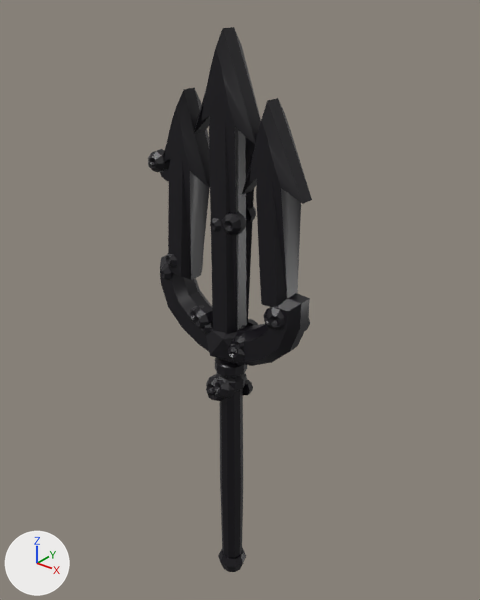
A saved change to the FBX model Blender/AtlantisSwords/Export/PoseidonTrident.fbx.
Both versions are drawn from a camera (50 mm lens) standing at (2.92, -3.53, 3.56) and looking at (-0.05, 0.18, 1.25). The axes (+X, +Y, +Z) are drawn at lower left. The lights are the same throughout. The first picture is the older version. Where no turn or scale is listed for an object, it has been applied to the vertices.

Names of what the first picture shows: 'PoseidonTridentOutline'.
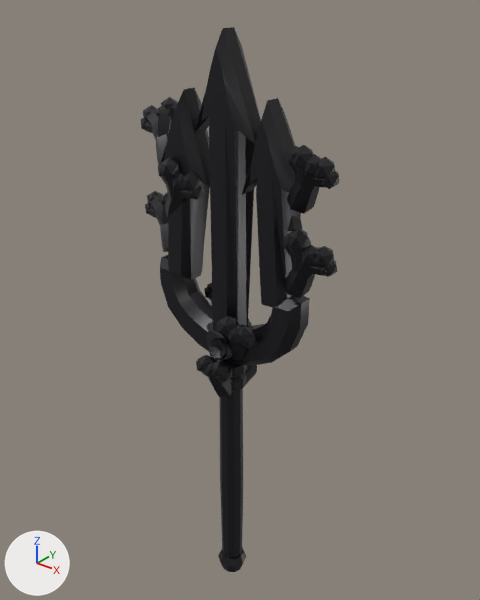
Pixel boxes [x1, y1, x2, y2] of what changed, in the pictures (480 x 600 px; the box of a moved part takes in the faces that stretch with it):
'PoseidonTridentOutline', reshaped (21% wider): before [148, 27, 312, 572]; after [141, 27, 339, 572]
part 1 of me_poseidontridentoutline, added: after [314, 246, 334, 266]
part 2 of me_poseidontridentoutline, added: after [320, 260, 337, 277]
part 3 of me_poseidontridentoutline, added: after [161, 157, 179, 176]
part 4 of me_poseidontridentoutline, added: after [182, 171, 202, 190]
part 5 of me_poseidontridentoutline, added: after [188, 186, 204, 200]
part 6 of me_poseidontridentoutline, added: after [143, 105, 156, 121]
part 7 of me_poseidontridentoutline, added: after [161, 97, 178, 110]
part 8 of me_poseidontridentoutline, added (mostly hidden): after [170, 102, 178, 115]
part 9 of me_poseidontridentoutline, added: after [219, 316, 236, 334]
part 10 of me_poseidontridentoutline, added: after [228, 325, 240, 342]
part 11 of me_poseidontridentoutline, added: after [293, 145, 313, 166]
part 12 of me_poseidontridentoutline, added: after [287, 146, 299, 165]
part 13 of me_poseidontridentoutline, added: after [315, 157, 335, 178]
part 14 of me_poseidontridentoutline, added: after [322, 171, 339, 189]
part 15 of me_poseidontridentoutline, added: after [305, 154, 322, 174]
part 16 of me_poseidontridentoutline, deleted: before [148, 149, 256, 328]
part 17 of me_poseidontridentoutline, moved or reshaped: before [160, 169, 310, 401]; after [143, 106, 329, 397]

Edits to the bpy script that builds the scene:
```text
Change me_poseidontridentoutline:
    used by ob_poseidontridentoutline; location = (0.0, 0.0, 0.0)
    remove me_poseidontridentoutline.from_pydata(...)  # 1775 vertices, 2062 faces; spans x -0.77..0.67, y -0.18..0.18, z -1.47..3.27
    add me_poseidontridentoutline.from_pydata(...)  # 2654 vertices, 3085 faces; spans x -0.98..0.97, y -0.32..0.33, z -1.47..3.27
    me_poseidontridentoutline part 1: a new loose piece, an icosphere of 20 faces spanning x 0.81..0.95, y -0.2..-0.06, z 1.88..2.03, in mat_outline (black #0b0710)
    me_poseidontridentoutline part 2: a new loose piece, an icosphere of 20 faces spanning x 0.85..0.97, y -0.17..-0.06, z 1.82..1.96, in mat_outline (black #0b0710)
    me_poseidontridentoutline part 3: a new loose piece, an icosphere of 20 faces spanning x -0.49..-0.35, y -0.22..-0.09, z 2.25..2.4, in mat_outline (black #0b0710)
    me_poseidontridentoutline part 4: a new loose piece, an icosphere of 20 faces spanning x -0.31..-0.17, y -0.19..-0.06, z 2.17..2.33, in mat_outline (black #0b0710)
    me_poseidontridentoutline part 5: a new loose piece, an icosphere of 20 faces spanning x -0.28..-0.16, y -0.17..-0.05, z 2.11..2.25, in mat_outline (black #0b0710)
    me_poseidontridentoutline part 6: a new loose piece, an icosphere of 20 faces spanning x -0.95..-0.81, y 0.06..0.19, z 2.53..2.68, in mat_outline (black #0b0710)
    me_poseidontridentoutline part 7: a new loose piece, an icosphere of 20 faces spanning x -0.77..-0.64, y 0.09..0.22, z 2.6..2.75, in mat_outline (black #0b0710)
    me_poseidontridentoutline part 8: a new loose piece, an icosphere of 20 faces spanning x -0.71..-0.59, y 0.1..0.21, z 2.59..2.73, in mat_outline (black #0b0710)
    me_poseidontridentoutline part 9: a new loose piece, an icosphere of 20 faces spanning x 0.09..0.23, y -0.29..-0.16, z 1.19..1.34, in mat_outline (black #0b0710)
    me_poseidontridentoutline part 10: a new loose piece, an icosphere of 20 faces spanning x 0.17..0.3, y -0.28..-0.15, z 1.14..1.29, in mat_outline (black #0b0710)
    me_poseidontridentoutline part 11: a new loose piece, an icosphere of 20 faces spanning x 0.63..0.77, y -0.2..-0.07, z 2.49..2.65, in mat_outline (black #0b0710)
    me_poseidontridentoutline part 12: a new loose piece, an icosphere of 20 faces spanning x 0.59..0.71, y -0.2..-0.09, z 2.5..2.63, in mat_outline (black #0b0710)
    me_poseidontridentoutline part 13: a new loose piece, an icosphere of 20 faces spanning x 0.77..0.91, y -0.18..-0.05, z 2.44..2.59, in mat_outline (black #0b0710)
    me_poseidontridentoutline part 14: a new loose piece, an icosphere of 20 faces spanning x 0.82..0.94, y -0.16..-0.05, z 2.4..2.53, in mat_outline (black #0b0710)
    me_poseidontridentoutline part 15: a new loose piece, an icosphere of 20 faces spanning x 0.72..0.84, y -0.2..-0.08, z 2.46..2.6, in mat_outline (black #0b0710)
    me_poseidontridentoutline part 16: 7 loose pieces with 231 vertices, spanning x -0.7..0.16, y -0.17..0.18, z 0.41..2.42, are deleted
    me_poseidontridentoutline part 17: 314 vertices moved from x -0.69..0.66, y -0.18..0.17, z 0.44..2.23 to x -0.92..0.88, y -0.32..0.32, z 0.48..2.63; 705 vertices removed from x -0.77..0.64, y -0.18..0.18, z 0.46..2.32; 1455 vertices added at x -0.98..0.92, y -0.32..0.33, z 0.46..2.71
    other edits to the shape of me_poseidontridentoutline do not show in these pictures
```
